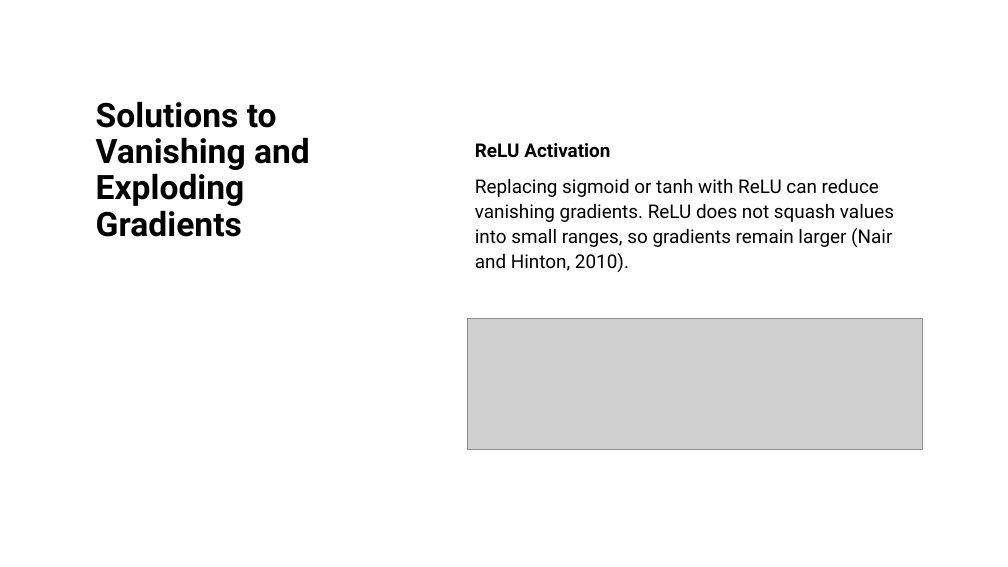
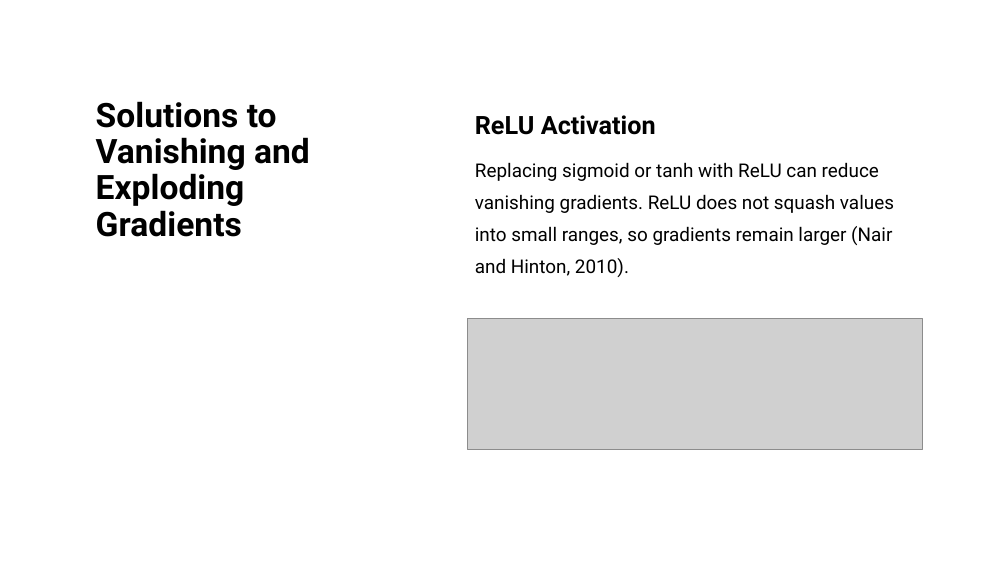
Before and after one commit to nazmul-nil/vanishing_gradients_tutorial_MLNN, a slide deck: slide 15 of tutorial/Vanishing_gradients.pptx (slide 9 before the commit). Drawn at 1008x567 pixels with LibreOffice and Linux fonts; fonts in the diff are those of the drawing; grey boxes stand for pictures. Boxes give left, top, right and bottom in pixels: in the first picture for what was removed or moved away, otherwise in the second. Text is boxed around its words. In the diff, an @@ line names an element or a change of style, - is before the commit and + after.

```diff
--- a/tutorial/Vanishing_gradients.pptx
+++ b/tutorial/Vanishing_gradients.pptx
@@ text "ReLU Activation": place and size @@
-text "ReLU Activation" at (475,143,894,272)
+text "ReLU Activation" at (475,115,894,277)
@@ text "ReLU Activation" at (475,115,894,277): size 18 to 24 pt in "ReLU Activation"; line spacing 1.1 to 1; line spacing 1.1 to 1.4 @@
```
Also in this commit, not shown: 18 other slides changed, 10 slides added, 3 other files.
